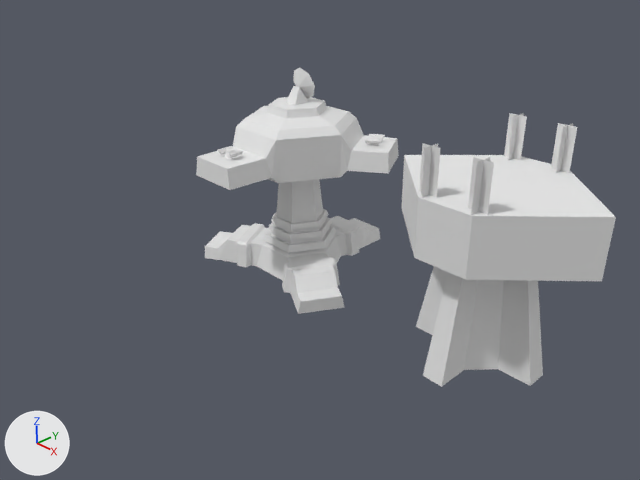
A saved change to the Blender file structures/hq/headquarter.blend.
Both versions are drawn from the file's camera 'Camera'. The lights are fixed; the arrows at lower left show +X, +Y and +Z.

The scene before the commit, as lines of its bpy script (objects in view):
```python
me_clean = bpy.data.meshes.new('clean')
me_clean.from_pydata(...)  # 92 vertices, 48 faces; spans x -1.03..1.04, y -0.75..0.76, z 0.0..2.2
me_clean.materials.append(mat_pie_mat)  # its picture is missing
me_clean_002 = bpy.data.meshes.new('clean.002')
me_clean_002.from_pydata(...)  # 36 vertices, 20 faces; spans x -0.258..0.258, y -0.141..0.227, z 0.0..0.539
me_clean_002.materials.append(mat_pie_mat_002)  # its picture is missing
me_cylinder = bpy.data.meshes.new('Cylinder')
me_cylinder.from_pydata(...)  # 243 vertices, 254 faces; spans x -1.62..1.88, y -1.74..1.61, z 0.0..2.88
ob_cylinder = bpy.data.objects.new('Cylinder', me_cylinder)
ob_cylinder.location = (0.0, 0.0, 0.0)
ob_cylinder.rotation_euler = (0.0, 0.0, -1.047)  # degrees (0, 0, -60)
ob_level_1 = bpy.data.objects.new('LEVEL_1', me_clean_002)
ob_level_1.parent = ob_pie_misensor
ob_level_1.location = (0.0, 0.0, 0.0)
ob_level_1_001 = bpy.data.objects.new('LEVEL_1.001', me_clean)
ob_level_1_001.parent = ob_pie_blhq
ob_level_1_001.location = (3.713, 0.0, 0.00877)
ob_level_1_001.scale = (1.43, 1.43, 1.43)
ob_pie_gnlrckt = bpy.data.objects.new('PIE_GNLRCKT', None)
ob_pie_gnlrckt.location = (1.088, 0.657, 2.294)
ob_pie_gnlrckt.rotation_euler = (0.0, 0.0, -1.03)  # degrees (0, 0, -59)
ob_pie_gnlrckt_001 = bpy.data.objects.new('PIE_GNLRCKT.001', None)
ob_pie_gnlrckt_001.location = (-0.00655, -1.337, 2.294)
ob_pie_gnlrckt_001.rotation_euler = (0.0, 0.0, -3.146)  # degrees (0, 0, -180)
ob_pie_misensor = bpy.data.objects.new('PIE_MISENSOR', None)
ob_pie_misensor.location = (0.0, 0.0, 2.881)
```
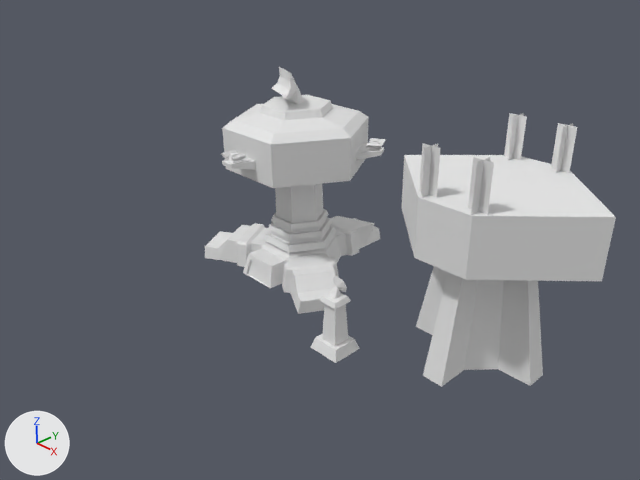
ob_pie_gnlrckt_001 is not drawn itself; it is the parent of ob_level_1_005.
ob_pie_gnlrckt is not drawn itself; it is the parent of ob_connector_1_001, ob_level_1_002.
ob_pie_misensor is not drawn itself; it is the parent of ob_level_1.

Edits to the bpy script that builds the scene:
```text
Add mat_pie_mat_008:
    mat_pie_mat_008 = diffuse_material('PIE_mat.008')
    mat_pie_mat_008.base_color = (0.8, 0.8, 0.8)  # white #e7e7e7
Change me_cylinder:
    used by ob_cylinder; location = (0.0, 0.0, 0.0); rotation_euler = (0.0, 0.0, -1.047), in degrees (0, 0, -60)
    remove me_cylinder.from_pydata(...)  # 243 vertices, 254 faces; spans x -1.62..1.88, y -1.74..1.61, z 0.0..2.88
    add me_cylinder.from_pydata(...)  # 260 vertices, 270 faces, 1 loose edge; spans x -1.62..1.88, y -1.74..1.42, z 0.0..2.88
    me_cylinder part 1
    64 faces are deleted
    1 vertex moves from x -0.87, y 0.92, z 0.42 to x -1.05, y 1.12, z 0.42
    16 vertices are added at x 0.39..1.08, y -0.84..-0.04, z 0.0..0.37
    80 new faces join them
    me_cylinder part 2
    1 vertex is removed from x -1.0, y 0.0, z 1.88
    5 faces are deleted
    60 vertices move from x -1.61..1.71, y -1.23..1.61, z 1.7..2.88 to x -1.29..1.29, y -1.05..1.42, z 1.7..2.88
    2 vertices are added at (-1.2, 0.0, 1.88), (-1.29, -0.09, 1.98)
    1 loose edge is added
    5 new faces join them
Add me_clean_012:
    me_clean_012.from_pydata(...)  # 24 vertices, 15 faces; spans x -0.266..0.25, y -0.242..0.242, z 0.0..0.867
    me_clean_012.materials.append(mat_pie_mat_008)  # its picture is missing
Add me_cone:
    me_cone.from_pydata(...)  # 36 vertices, 45 faces; spans x -0.433..0.463, y -0.102..0.329, z -0.009..0.48
Change ob_pie_gnlrckt_001:
    ob_pie_gnlrckt_001.location: (-0.00655, -1.337, 2.294) -> (0.00478, -1.285, 2.225)
Change ob_pie_gnlrckt:
    ob_pie_gnlrckt.location: (1.088, 0.657, 2.294) -> (1.112, 0.659, 2.223)
Change ob_pie_misensor:
    ob_pie_misensor.location: (0.0, 0.0, 2.881) -> (2.283, -1.4, 0.86)
    ob_pie_misensor.scale: (1.0, 1.0, 1.0) -> (0.524, 0.524, 0.524)
Change ob_level_1:
    ob_level_1.location: (0.0, 0.0, 0.0) -> (0.0, 0.04, 0.0)
Add ob_level_1_008:
    ob_level_1_008 = bpy.data.objects.new('LEVEL_1.008', me_clean_012)
    ob_level_1_008.parent = ob_pie_blguardr
    ob_level_1_008.location = (0.702, 0.0, 0.0)
Add ob_pie_blguardr:
    ob_pie_blguardr = bpy.data.objects.new('PIE_BLGUARDR', None)
    ob_pie_blguardr.location = (1.589, -1.393, -0.00904)
Add ob_cone:
    ob_cone = bpy.data.objects.new('Cone', me_cone)
    ob_cone.location = (-0.01, 0.01, 2.89)
    ob_cone.rotation_euler = (0.0, 0.0, -3.653)  # degrees (0, 0, -209)
```

Location of each change, [x1, y1, x2, y2] in pixels of the pictures (640 x 480 px; the box of a moved part takes in the faces that stretch with it):
'Cylinder', reshaped (12% narrower): before [196, 97, 399, 314]; after [205, 95, 384, 314]
'LEVEL_1.008', added: after [311, 293, 360, 363]
'LEVEL_1', moved, rescaled (37% narrower, 37% shorter): before [286, 68, 315, 105]; after [329, 276, 347, 299]
'Cone', added: after [272, 67, 304, 104]
'LEVEL_1.005', moved: before [217, 146, 243, 158]; after [221, 150, 246, 161]
'LEVEL_1.002', moved: before [365, 134, 385, 144]; after [366, 138, 386, 149]
part 1 of me_cylinder, moved or reshaped: [205, 216, 380, 293] in both
part 2 of me_cylinder, moved or reshaped: before [196, 97, 399, 218]; after [222, 95, 384, 218]
